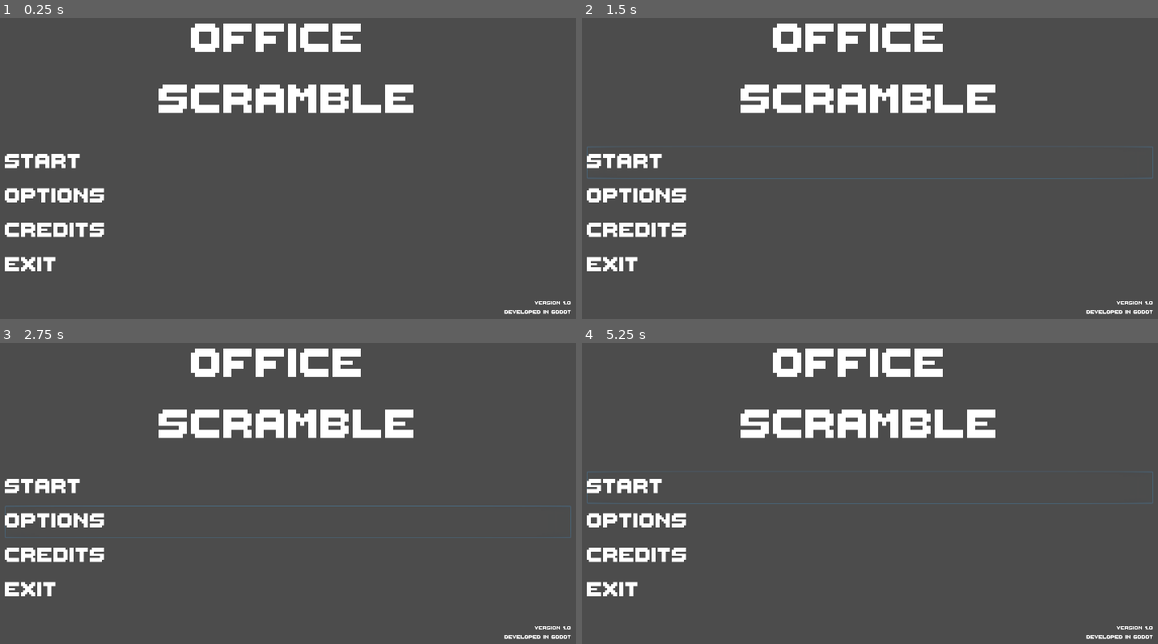
Above: before the commit, frames 1-4 (two rows, left to right).
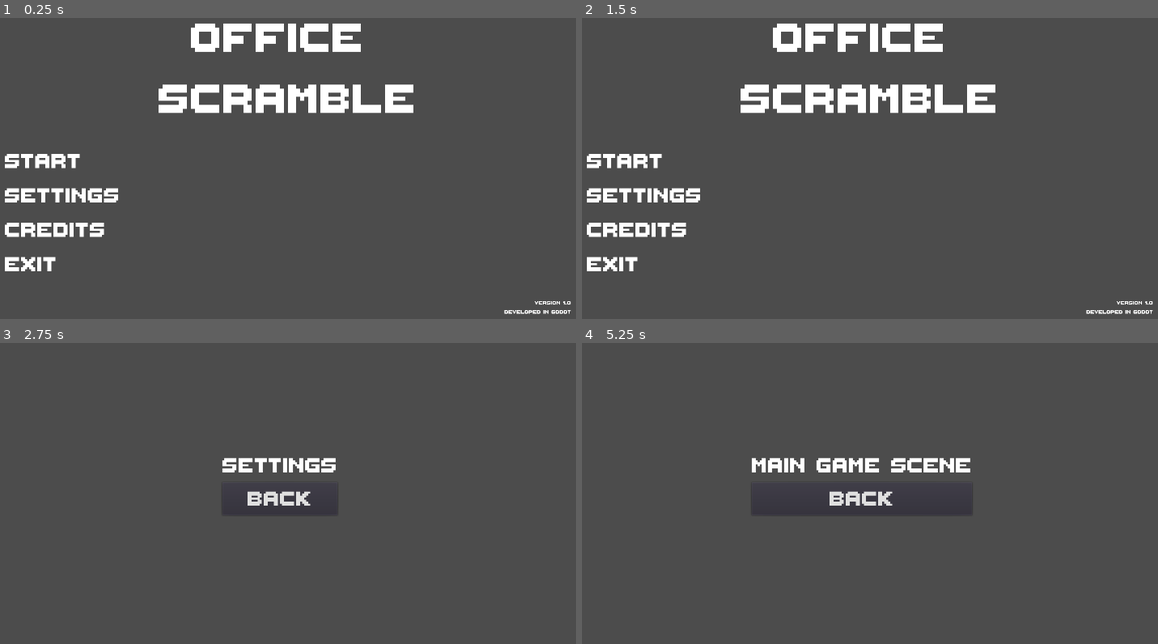
Above: after the commit, the same moments.

Repository: Komogi/Brackeys-GJ6
Game: Godot game, scene res://Scenes/Main Menu.tscn
Two runs of this game, one before a commit and one after it. Both use one fixed random seed, a clock stepped at 60 frames per second and the inputs below.
Inputs (mouse positions are in pixels of both pictures, inside the frame that each line leads up to):
- Up to frame 1 (0.25 s): no input
- Up to frame 2 (1.5 s): click (870, 195) at 0.5 s, where only the run before the commit has a clickable "OPTIONS"; click (864, 174) at 1.25 s, where only the run after the commit has a clickable "BACK"
- Up to frame 3 (2.75 s): click (288, 520) at 2 s, where only the run after the commit has a clickable "SETTINGS"
- Up to frame 4 (5.25 s): click (870, 487) at 2.75 s, where only the run before the commit has a clickable "START"; click "CREDITS" at 3.5 s; click (864, 499) at 4.25 s, where only the run after the commit has a clickable "BACK"; click "START" at 5 s

The runs differ from the first frame. In frame 1, 0.4% of the frame differs, in the area x 0-21%, y 56-62%; in frame 2, 0.7%; in frame 3, 8.1%; in frame 4, 8.3%, in the area x 0-100%, y 1-99%.

Commit message:
Added Scene Change Functionality

Diff:
--- a/Scenes/Credits.tscn
+++ b/Scenes/Credits.tscn
@@ -1,6 +1,7 @@
-[gd_scene load_steps=4 format=2]
+[gd_scene load_steps=5 format=2]
 
 [ext_resource path="res://Fonts/ThaleahFat.tres" type="DynamicFontData" id=1]
+[ext_resource path="res://Scripts/ReturnToMainMenu.gd" type="Script" id=2]
 
 [sub_resource type="DynamicFont" id=1]
 size = 64
@@ -48,3 +49,6 @@
 margin_bottom = 128.0
 custom_fonts/font = SubResource( 2 )
 text = "BACK"
+script = ExtResource( 2 )
+
+[connection signal="pressed" from="CenterContainer/VBoxContainer/Button" to="CenterContainer/VBoxContainer/Button" method="_on_Button_pressed"]
--- a/Scenes/GameScene.tscn
+++ b/Scenes/GameScene.tscn
@@ -1,6 +1,7 @@
-[gd_scene load_steps=4 format=2]
+[gd_scene load_steps=5 format=2]
 
 [ext_resource path="res://Fonts/ThaleahFat.tres" type="DynamicFontData" id=1]
+[ext_resource path="res://Scripts/ReturnToMainMenu.gd" type="Script" id=2]
 
 [sub_resource type="DynamicFont" id=1]
 size = 64
@@ -48,3 +49,6 @@
 margin_bottom = 128.0
 custom_fonts/font = SubResource( 2 )
 text = "BACK"
+script = ExtResource( 2 )
+
+[connection signal="pressed" from="CenterContainer/VBoxContainer/Button" to="CenterContainer/VBoxContainer/Button" method="_on_Button_pressed"]
--- a/Scenes/Main Menu.tscn
+++ b/Scenes/Main Menu.tscn
@@ -1,7 +1,8 @@
-[gd_scene load_steps=6 format=2]
+[gd_scene load_steps=7 format=2]
 
 [ext_resource path="res://Scenes/FadeIn.tscn" type="PackedScene" id=1]
 [ext_resource path="res://Fonts/ThaleahFat.tres" type="DynamicFontData" id=2]
+[ext_resource path="res://Scripts/Main Menu.gd" type="Script" id=3]
 
 [sub_resource type="DynamicFont" id=2]
 size = 128
@@ -30,6 +31,7 @@
 margin_top = -296.0
 margin_right = 576.0
 margin_bottom = 312.0
+script = ExtResource( 3 )
 __meta__ = {
 "_edit_use_anchors_": false
 }
@@ -71,18 +73,18 @@
 "_edit_use_anchors_": false
 }
 
-[node name="Options" type="Button" parent="Main Menu/Center Row/Buttons"]
+[node name="Settings" type="Button" parent="Main Menu/Center Row/Buttons"]
 margin_top = 98.0
 margin_right = 1120.0
 margin_bottom = 162.0
 rect_min_size = Vector2( 64, 64 )
 flat = true
 
-[node name="Label" type="Label" parent="Main Menu/Center Row/Buttons/Options"]
+[node name="Label" type="Label" parent="Main Menu/Center Row/Buttons/Settings"]
 anchor_right = 1.0
 anchor_bottom = 1.0
 custom_fonts/font = SubResource( 3 )
-text = "OPTIONS"
+text = "SETTINGS"
 __meta__ = {
 "_edit_use_anchors_": false
 }
@@ -130,3 +132,8 @@
 
 [node name="FadeIn" parent="." instance=ExtResource( 1 )]
 visible = false
+
+[connection signal="pressed" from="Main Menu/Center Row/Buttons/Start" to="Main Menu" method="_on_Start_pressed"]
+[connection signal="pressed" from="Main Menu/Center Row/Buttons/Settings" to="Main Menu" method="_on_Settings_pressed"]
+[connection signal="pressed" from="Main Menu/Center Row/Buttons/Credits" to="Main Menu" method="_on_Credits_pressed"]
+[connection signal="pressed" from="Main Menu/Center Row/Buttons/Exit" to="Main Menu" method="_on_Exit_pressed"]
--- a/Scenes/Settings.tscn
+++ b/Scenes/Settings.tscn
@@ -1,6 +1,7 @@
-[gd_scene load_steps=4 format=2]
+[gd_scene load_steps=5 format=2]
 
 [ext_resource path="res://Fonts/ThaleahFat.tres" type="DynamicFontData" id=1]
+[ext_resource path="res://Scripts/ReturnToMainMenu.gd" type="Script" id=2]
 
 [sub_resource type="DynamicFont" id=1]
 size = 64
@@ -48,3 +49,6 @@
 margin_bottom = 128.0
 custom_fonts/font = SubResource( 2 )
 text = "BACK"
+script = ExtResource( 2 )
+
+[connection signal="pressed" from="CenterContainer/VBoxContainer/Button" to="CenterContainer/VBoxContainer/Button" method="_on_Button_pressed"]
--- /dev/null
+++ b/Scripts/Main Menu.gd
@@ -0,0 +1,15 @@
+extends VBoxContainer
+
+
+
+func _on_Start_pressed() -> void:
+	get_tree().change_scene("res://Scenes/GameScene.tscn")
+
+func _on_Settings_pressed() -> void:
+	get_tree().change_scene("res://Scenes/Settings.tscn")
+
+func _on_Credits_pressed() -> void:
+	get_tree().change_scene("res://Scenes/Credits.tscn")
+
+func _on_Exit_pressed() -> void:
+	get_tree().quit()
--- /dev/null
+++ b/Scripts/ReturnToMainMenu.gd
@@ -0,0 +1,4 @@
+extends Button
+
+func _on_Button_pressed() -> void:
+	get_tree().change_scene("res://Scenes/Main Menu.tscn")
